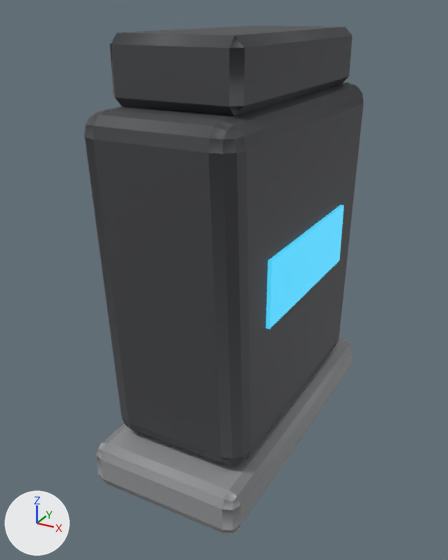
Renders of the FBX model Art/Export/Weapons/SM_SB_Sniper_Mag.fbx from each side of a commit.
Rendered twice from a 50 mm camera at (0.0682, -0.1344, 0.0185) aimed at (-0.0029, -0.0051, -0.0461). The lights are fixed; the arrows at lower left show +X, +Y and +Z. The picture after the commit comes second.

Names of what the first picture shows: 'SM_SB_Sniper_Mag'.
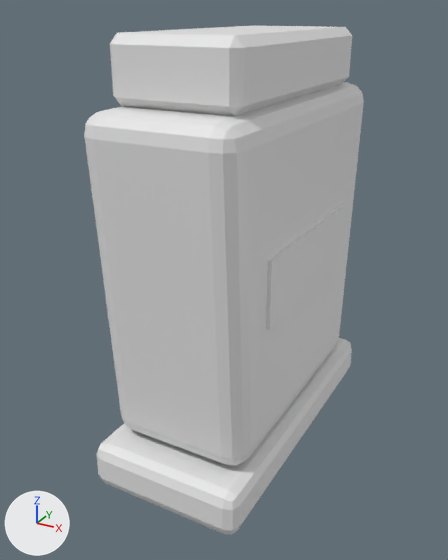
What the commit changed:
Material 'M_SBW_Sniper' (mat_m_sbw_sniper) is new.
Its base color is (0.8, 0.8, 0.8) (white #e7e7e7).
me_sm_sb_sniper_mag has 192 vertices, 190 faces and spans x -2.0..2.0, y -4.2..4.2, z -9.2..1.4.
me_sm_sb_sniper_mag is used by ob_sm_sb_sniper_mag; location (0.0, 0.0, 0.0); rotation (0.0, -3.142, 0.0), in degrees (0, -180, 0); scale (-0.01, -0.01, -0.01).
me_sm_sb_sniper_mag part 1: all 124 faces that had it switch from mat_m_polymer (dark grey #45464a) to mat_m_sbw_sniper (white #e7e7e7).
me_sm_sb_sniper_mag part 2: all 54 faces that had it switch from mat_m_ceramic (grey #959799) to mat_m_sbw_sniper (white #e7e7e7).
me_sm_sb_sniper_mag part 3: all 12 faces that had it switch from mat_m_display (cyan #3899b8, glowing cyan #3899b8) to mat_m_sbw_sniper (white #e7e7e7).

Pixel boxes [x1, y1, x2, y2] of what changed, in the pictures (448 x 560 px):
part 1 of me_sm_sb_sniper_mag, recoloured (dark grey to white)
    both: [84, 26, 364, 466]
part 2 of me_sm_sb_sniper_mag, recoloured (grey to white)
    both: [97, 338, 352, 534]
part 3 of me_sm_sb_sniper_mag, recoloured (cyan to white)
    both: [266, 205, 344, 329]
